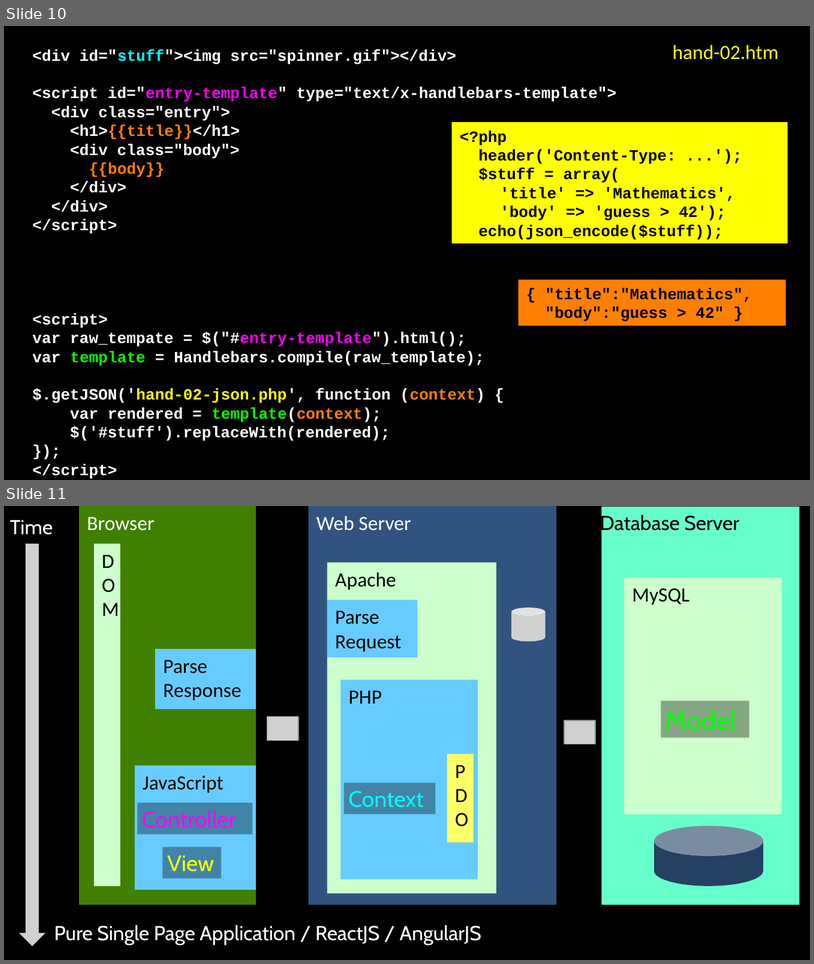
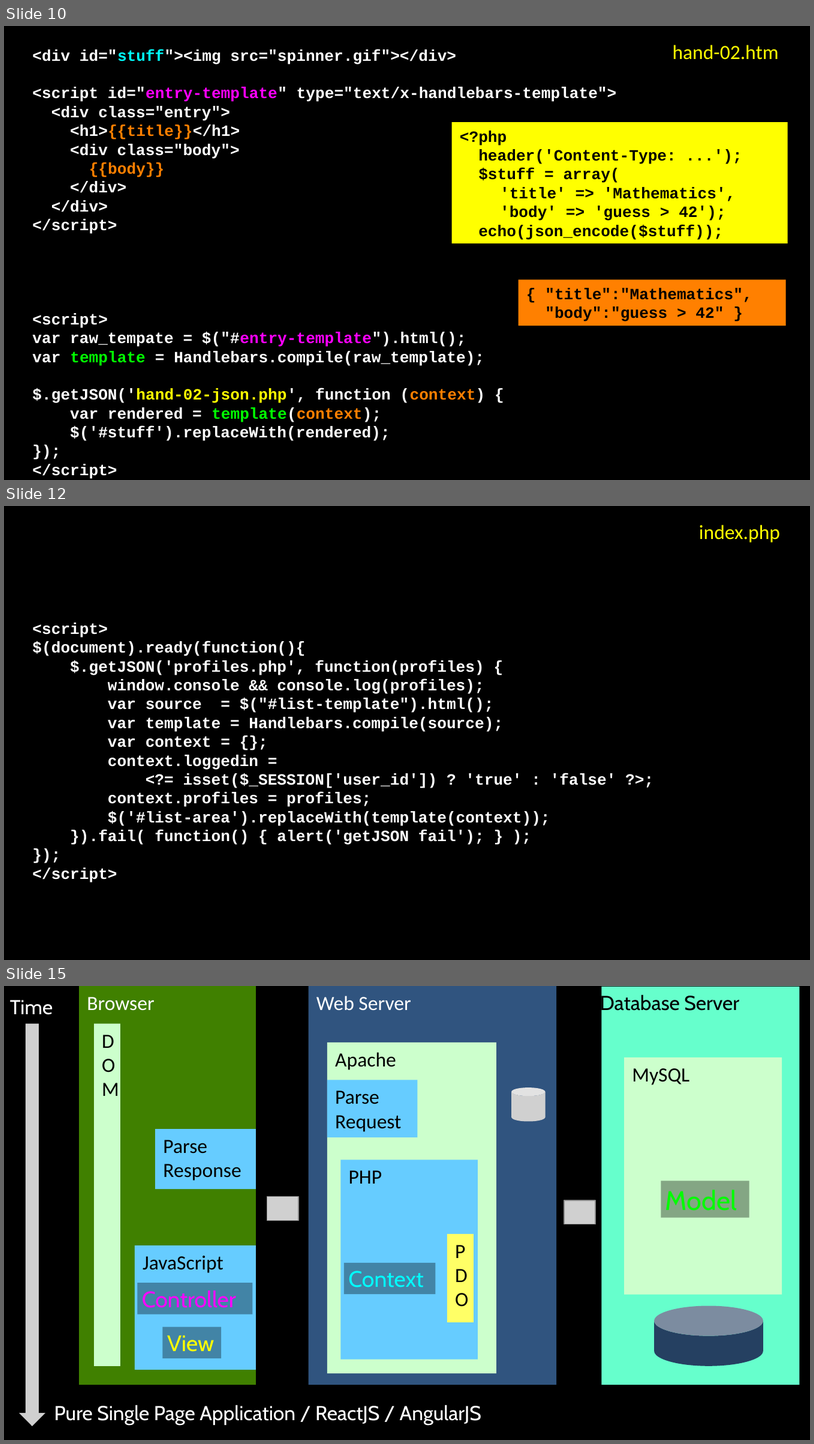
Before and after one commit to csev/wa4e, a slide deck: lectures/JS-05-Handlebars.ppt. Shown one above the other, each under a label of ours: slides 10 and 11 before the commit, slides 10, 12 and 15 after it; the slides between them are not shown. The pictures are 814x964 and 814x1444 pixels, drawn with LibreOffice and Linux fonts; fonts in the diff are those of the drawing; grey boxes stand for pictures. Boxes give left, top, right and bottom in pixels: in the first picture for what was removed or moved away, otherwise in the second. Text is boxed around its words. In the diff, an @@ line names an element or a change of style, - is before the commit and + after.

```diff
--- a/lectures/JS-05-Handlebars.ppt
+++ b/lectures/JS-05-Handlebars.ppt
@@ slide 12 added at [4, 506, 810, 960], background #000000 @@
@@ text added at [699, 525, 780, 543], 18 pt, text #FFFF00 @@
+index.php
@@ text added at [32, 623, 617, 882], 14 pt, text #FFFFFF, bold @@
+<script>
+$(document).ready(function(){
+$.getJSON('profiles.php', function(profiles) {
+window.console && console.log(profiles);
+var source = $("#list-template").html();
+var template = Handlebars.compile(source);
+var context = {};
+context.loggedin =
+<?= isset($_SESSION['user_id']) ? 'true' : 'false' ?>;
+context.profiles = profiles;
+$('#list-area').replaceWith(template(context));
+}).fail( function() { alert('getJSON fail'); } );
+});
+</script>
@@ what was slide 11 is now slide 15 @@
```
Also in this commit, not shown: 1 slide changed, 4 other slides added.
